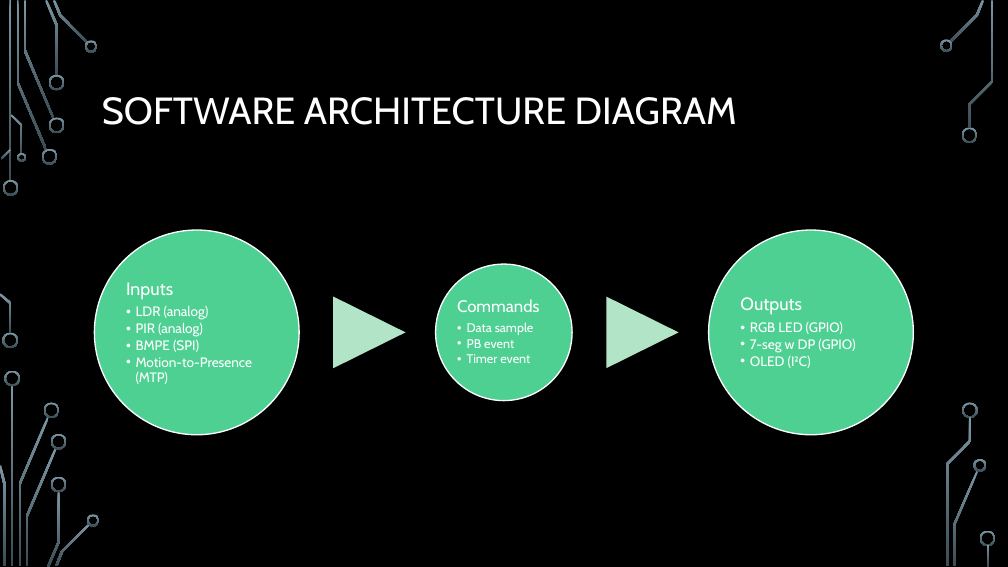
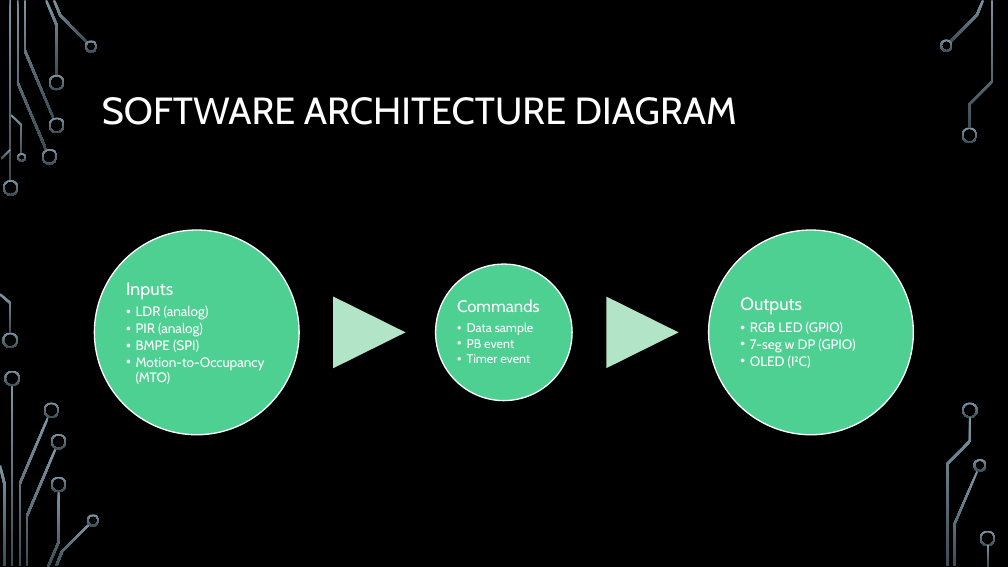
Before and after one commit to EmbeddedSystemClass/FinalProject5381, a slide deck: slide 9 of Final Project 5381.pptx. Drawn at 1008x567 pixels with LibreOffice and Linux fonts; fonts in the diff are those of the drawing; background and template pictures are left out. Boxes give left, top, right and bottom in pixels: in the first picture for what was removed or moved away, otherwise in the second. Text is boxed around its words. In the diff, an @@ line names an element or a change of style, - is before the commit and + after.

```diff
--- a/Final Project 5381.pptx
+++ b/Final Project 5381.pptx
@@ text at bbox=[136, 357, 265, 384]: text changed @@
-  •• Motion-to-Presence (MTP)
+  •• Motion-to-Occupancy (MTO)
```
Also in this commit, not shown: 3 other slides changed, 1 slide added.
